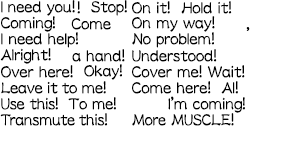
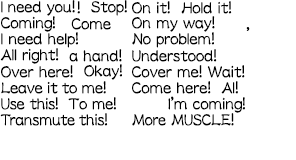
Layers edited between the first and the second (296, 160) image:
renamed "I need you! ! Stop! Coming! Come I need help! Alright! a" to "I need you! ! Stop! Coming! Come I need help! All right! a", painted on it over left=14, top=48, right=125, bottom=64
